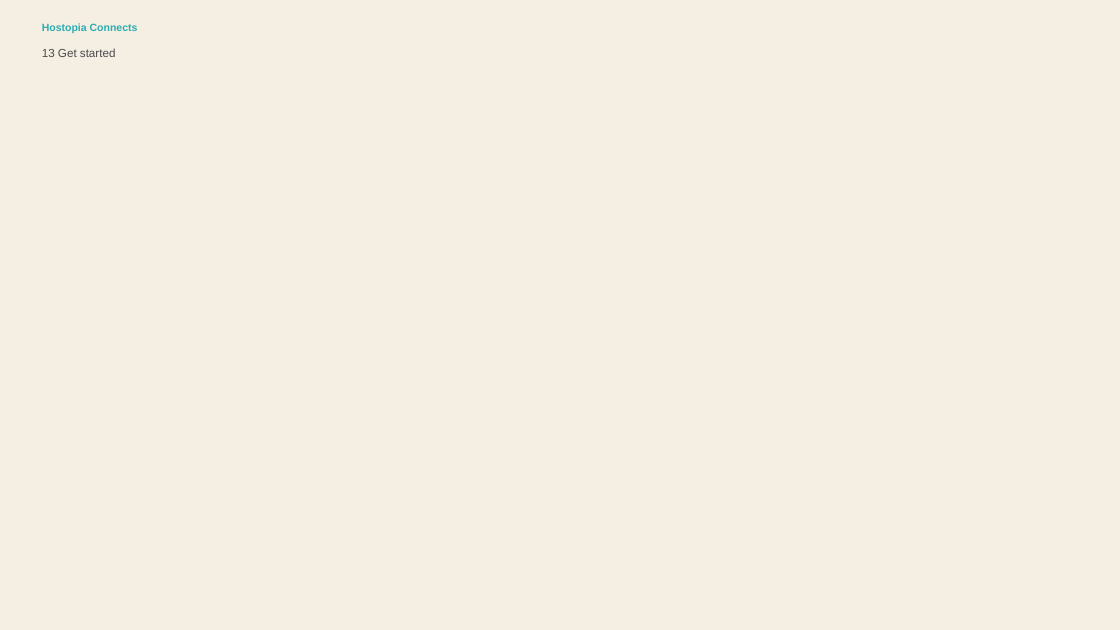
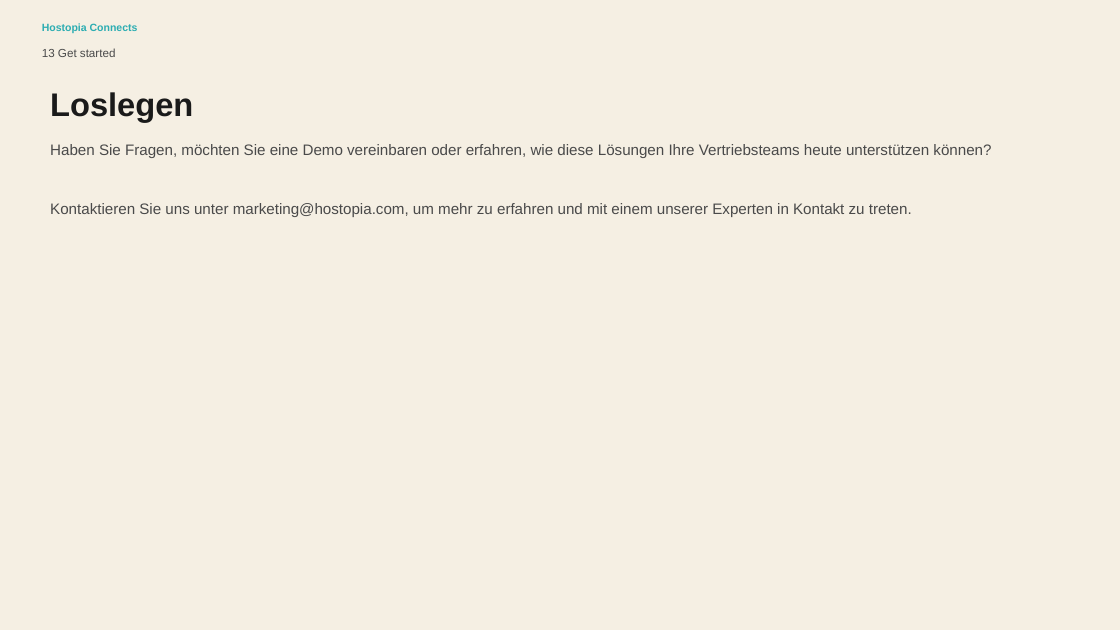
Before and after one commit to ginocardenas-cpu/hostopiaconnects, a slide deck: slide 13 of public/assets/editable/professional-logo-design-sales-presentation-2/de/Professional Logo Design Sales Presentation - de.pptx. Drawn at 1120x630 pixels with LibreOffice and Linux fonts; fonts in the diff are those of the drawing. Boxes give left, top, right and bottom in pixels: in the first picture for what was removed or moved away, otherwise in the second. Text is boxed around its words. In the diff, an @@ line names an element or a change of style, - is before the commit and + after.

```diff
--- a/public/assets/editable/professional-logo-design-sales-presentation-2/de/Professional Logo Design Sales Presentation - de.pptx
+++ b/public/assets/editable/professional-logo-design-sales-presentation-2/de/Professional Logo Design Sales Presentation - de.pptx
@@ text added at (50,92,193,122), 28 pt, text #1A1A1A, bold @@
+Loslegen
@@ text added at (50,144,991,158), 13 pt, text #4A4A4A @@
+Haben Sie Fragen, möchten Sie eine Demo vereinbaren oder erfahren, wie diese Lösungen Ihre Vertriebsteams heute unterstützen können?
@@ text added at (50,203,912,217), 13 pt, text #4A4A4A @@
+Kontaktieren Sie uns unter marketing@hostopia.com, um mehr zu erfahren und mit einem unserer Experten in Kontakt zu treten.
```
Also in this commit, not shown: 12 other slides changed, 37 other files.
